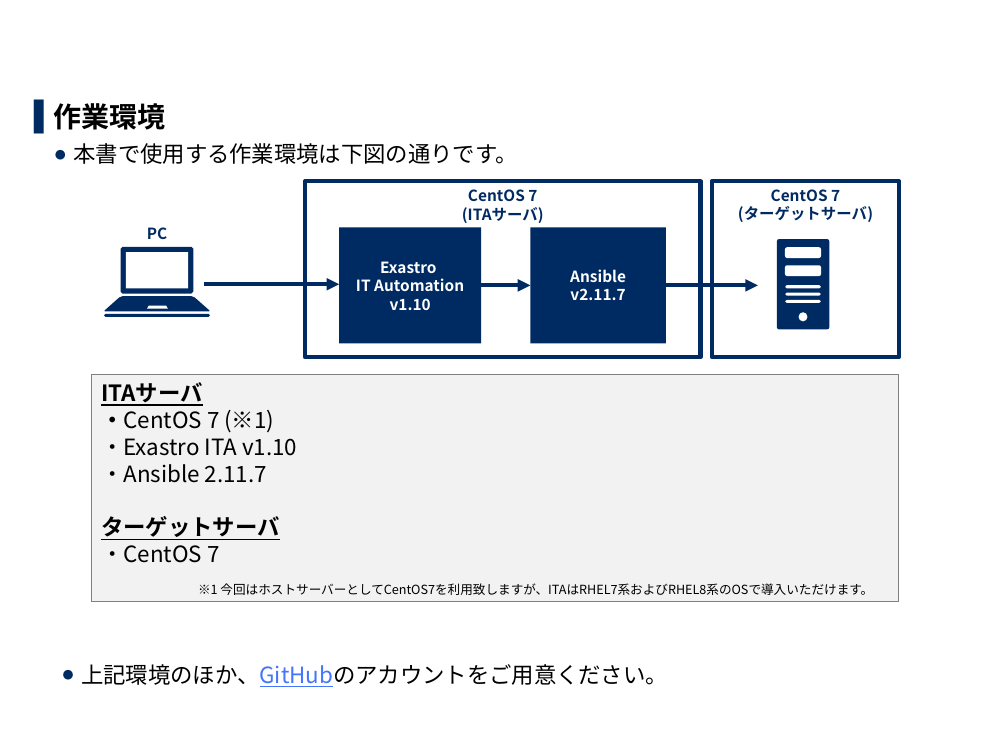
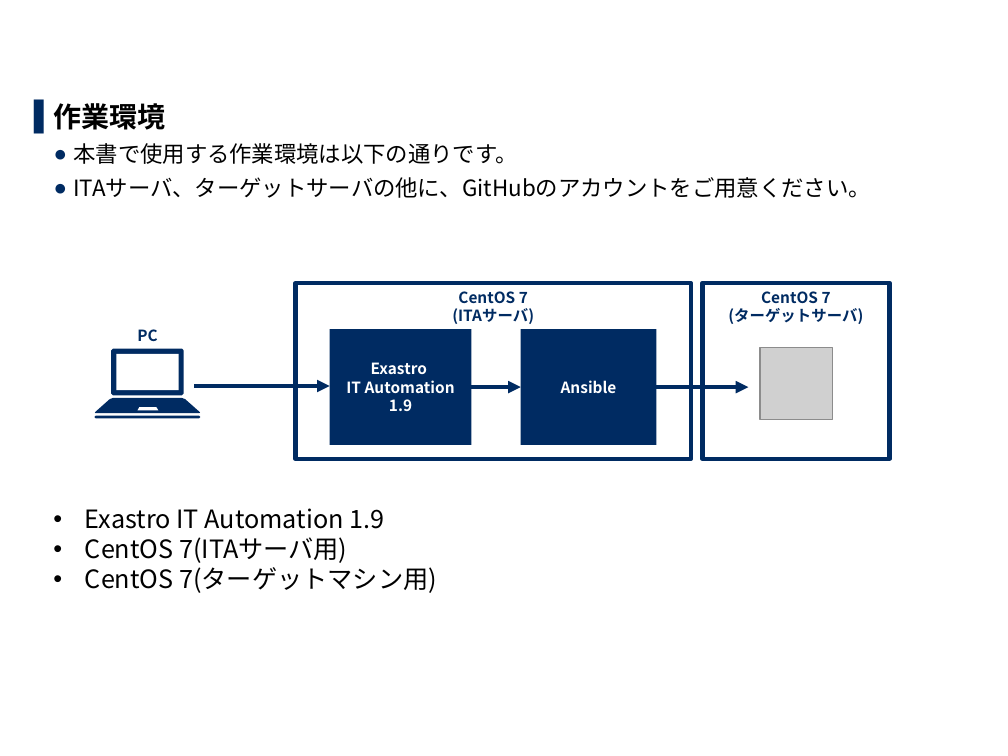
Before and after one commit to exastro-suite/it-automation-docs, a slide deck: slide 5 of asset/Learn_ja/ITA-CICD_for_IaC_practice_ja.pptx. Drawn at 1008x756 pixels with LibreOffice and Linux fonts; fonts in the diff are those of the drawing; grey boxes stand for pictures; background and template pictures are left out. Boxes give left, top, right and bottom in pixels: in the first picture for what was removed or moved away, otherwise in the second. Text is boxed around its words. In the diff, an @@ line names an element or a change of style, - is before the commit and + after.

```diff
--- a/asset/Learn_ja/ITA-CICD_for_IaC_practice_ja.pptx
+++ b/asset/Learn_ja/ITA-CICD_for_IaC_practice_ja.pptx
@@ text at [73,143,870,198]: text changed @@
-  ● 本書で使用する作業環境は下図の通りです。
+  ● 本書で使用する作業環境は以下の通りです。
+  ● ITAサーバ、ターゲットサーバの他に、GitHubのアカウントをご用意ください。
@@ freeform shape removed at [777,239,830,330] @@
@@ freeform shape removed at [785,247,822,322] @@
@@ text in rectangle at [570,288,625,300]: paragraph removed @@
-v2.11.7
@@ 4 rectangles, 3 arrows, 2 freeform shapes, 1 text: place and size @@
-4 rectangles, 3 arrows, 2 freeform shapes, 1 text at [104,181,899,358]
+4 rectangles, 3 arrows, 2 freeform shapes, 1 text at [95,283,890,460]
@@ picture added at [760,348,833,420] @@
@@ text in rectangle at [389,399,412,411]: text changed @@
-v1.10
+1.9
@@ text "Exastro IT Automation 1.9": place and size @@
-text "Exastro IT Automation 1.9" at [91,374,898,602]
+text "Exastro IT Automation 1.9" at [85,508,437,593]
@@ text "Exastro IT Automation 1.9" at [85,508,437,593]: fill #F2F2F2 to none; outline #808080 0.75 pt to none @@
@@ text at [85,508,437,593]: text changed; size 16 to 18 pt @@
-ITAサーバ
-・CentOS 7 (※1)
-・Exastro ITA v1.10
-・Ansible 2.11.7
-ターゲットサーバ
-・CentOS 7
+• Exastro IT Automation 1.9
+• CentOS 7(ITAサーバ用)
+• CentOS 7(ターゲットマシン用)
@@ text removed at [198,583,873,595] @@
-※1 今回はホストサーバーとしてCentOS7を利用致しますが、ITAはRHEL7系およびRHEL8系のOSで導入いただけます。
@@ text removed at [81,664,668,687] @@
-  ● 上記環境のほか、GitHubのアカウントをご用意ください。
```
Also in this commit, not shown: 16 other slides changed, 3 other files.
